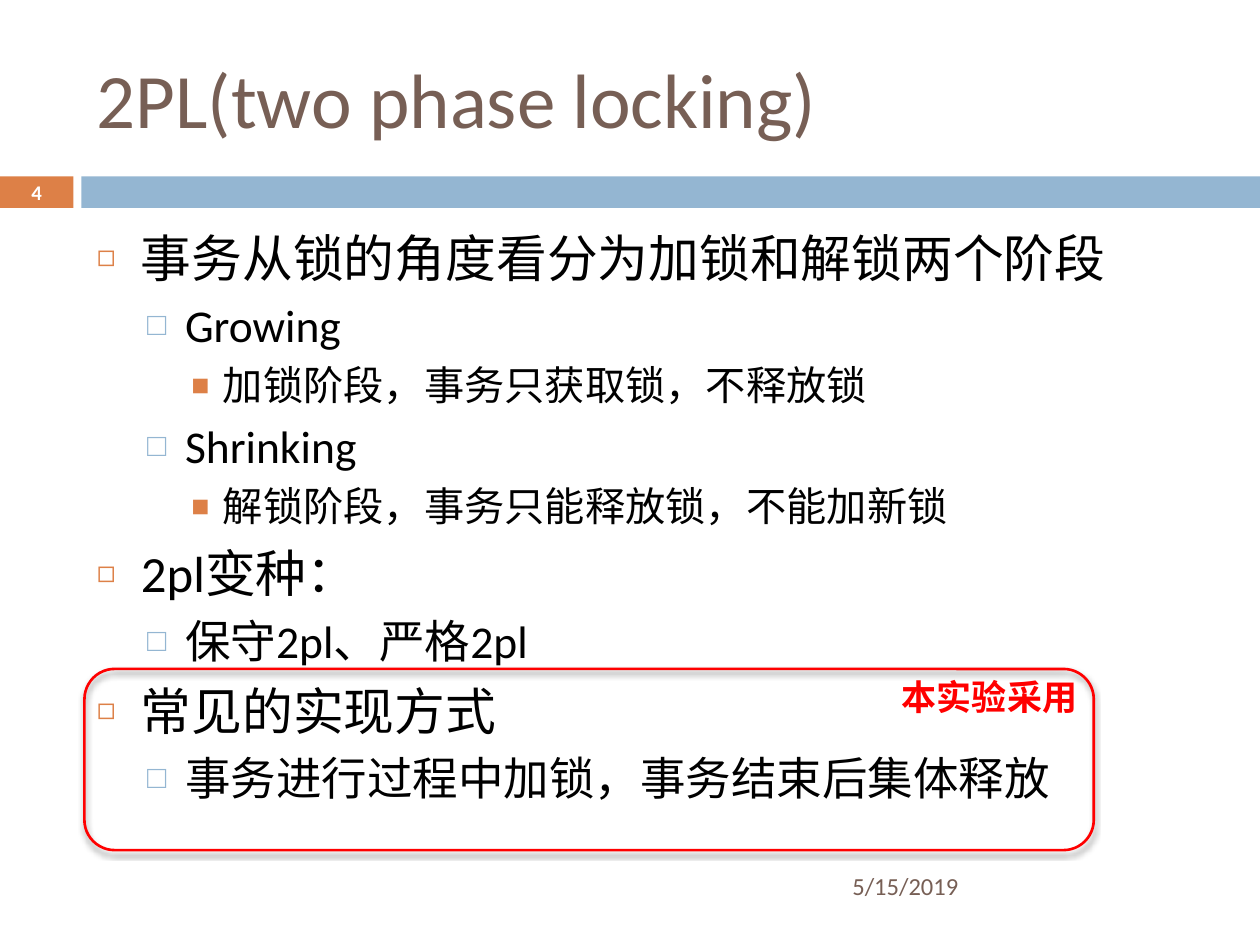
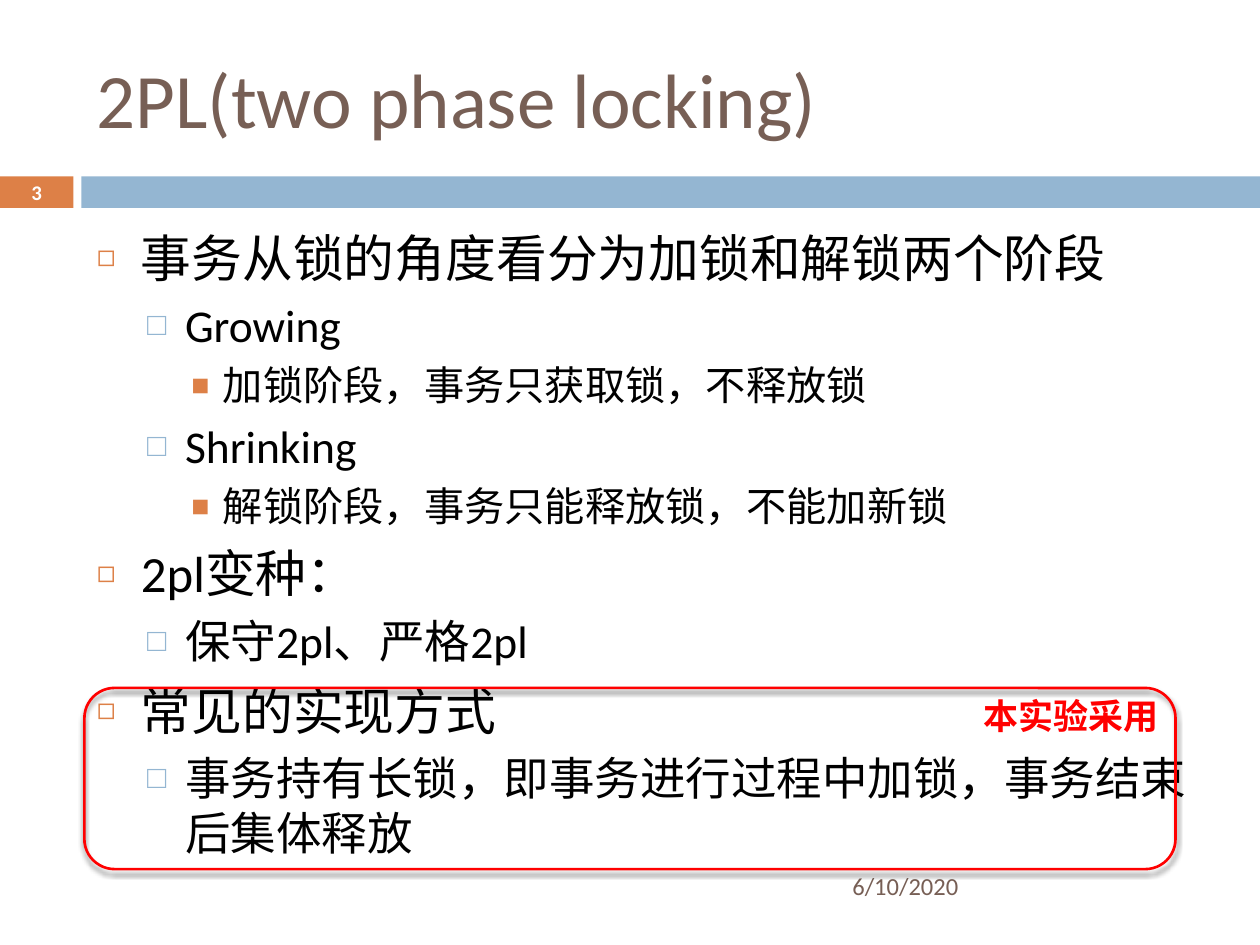
Before and after one commit to ZhangZihao270/DaSE_DBMS_Implemention, a slide deck: slide 3 of 并发控制/cc_lock/sildes/cc_lock.pptx (slide 4 before the commit). Drawn at 1260x945 pixels with LibreOffice and Linux fonts; fonts in the diff are those of the drawing; background and template pictures are left out. Boxes give left, top, right and bottom in pixels: in the first picture for what was removed or moved away, otherwise in the second. Text is boxed around its words. In the diff, an @@ line names an element or a change of style, - is before the commit and + after.

```diff
--- a/并发控制/cc_lock/sildes/cc_lock.pptx
+++ b/并发控制/cc_lock/sildes/cc_lock.pptx
@@ page number at bbox=[31, 186, 42, 200]: text changed @@
-4
+3
@@ rounded rectangle: place and size @@
-rounded rectangle at bbox=[84, 669, 1094, 850]
+rounded rectangle at bbox=[84, 688, 1176, 869]
@@ text "本实验采用" rewrapped from bbox=[902, 680, 1077, 713] to bbox=[984, 694, 1159, 732] @@
@@ text at bbox=[185, 749, 1186, 854]: text changed @@
-  □ 事务进行过程中加锁，事务结束后集体释放
+  □ 事务持有长锁，即事务进行过程中加锁，事务结束后集体释放
@@ text at bbox=[852, 876, 958, 896]: text changed @@
-5/15/2019
+6/10/2020
```
Also in this commit, not shown: 12 other slides changed, 30 other files.
